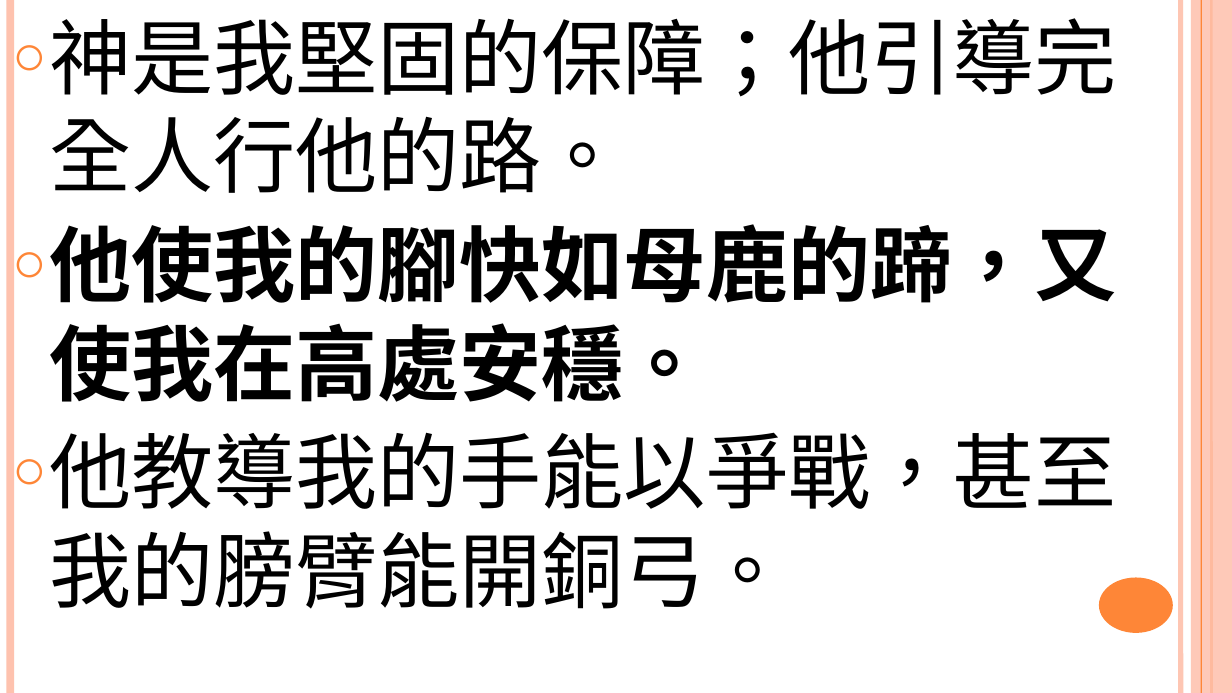
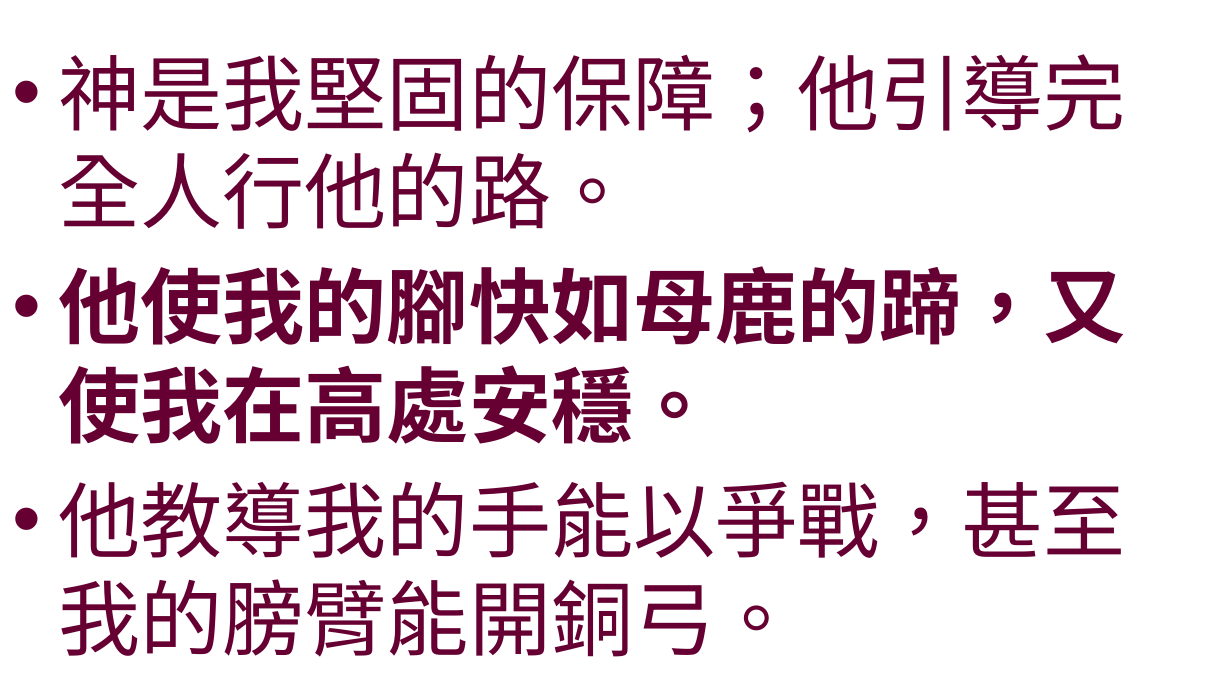
Before and after one commit to batisuoc/worship-resources, a slide deck: slide 2 of 62神是保障.pptx. Drawn at 1232x693 pixels with LibreOffice and Linux fonts; fonts in the diff are those of the drawing; background and template pictures are left out. Boxes give left, top, right and bottom in pixels: in the first picture for what was removed or moved away, otherwise in the second. Text is boxed around its words. In the diff, an @@ line names an element or a change of style, - is before the commit and + after.

```diff
--- a/62神是保障.pptx
+++ b/62神是保障.pptx
@@ text "神是我堅固的保障；他引導完全人行他的路。" at <box>58,54,1126,657</box>: text colour #000000 to #660033; bullet ○ to •; more space between paragraphs; vertical alignment top to middle @@
@@ line removed from (10, 0) to (10, 692) @@
@@ line removed from (1180, 0) to (1180, 692) @@
@@ rectangle removed at <box>1191,0,1232,692</box> @@
@@ line removed from (1201, 0) to (1201, 692) @@
@@ line removed from (1211, 0) to (1211, 692) @@
@@ ellipse removed at <box>1099,578,1173,633</box> @@
```
Also in this commit, not shown: 6 other slides changed, 2 other files.
